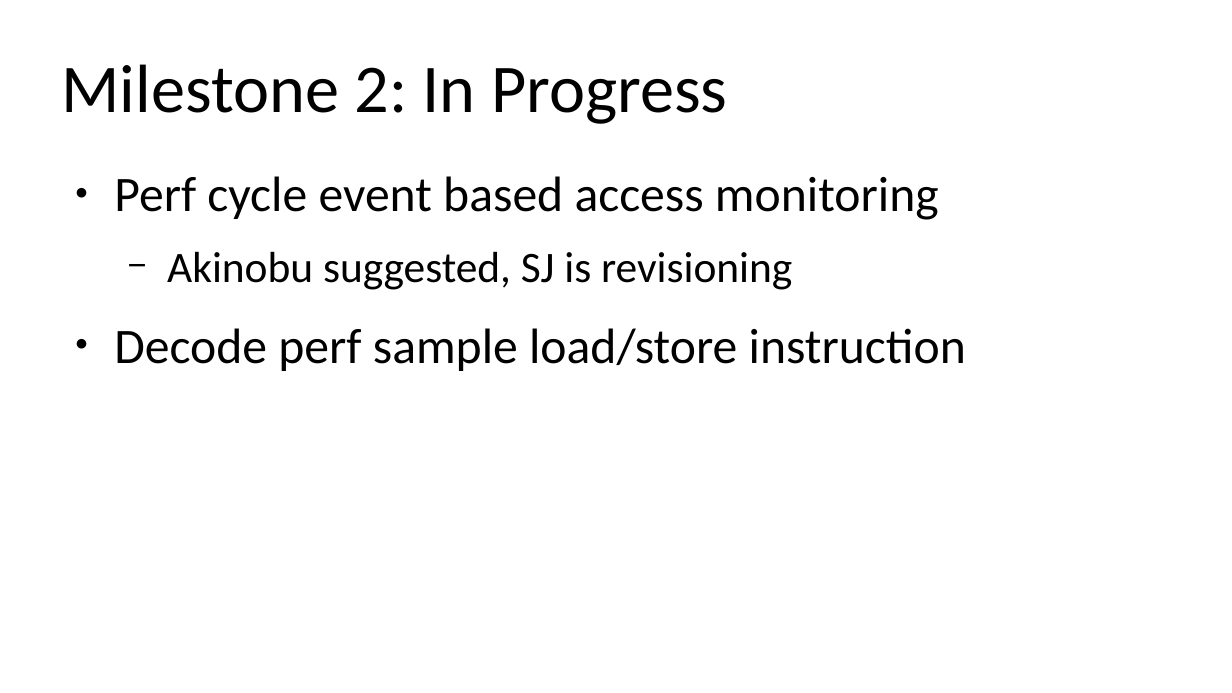
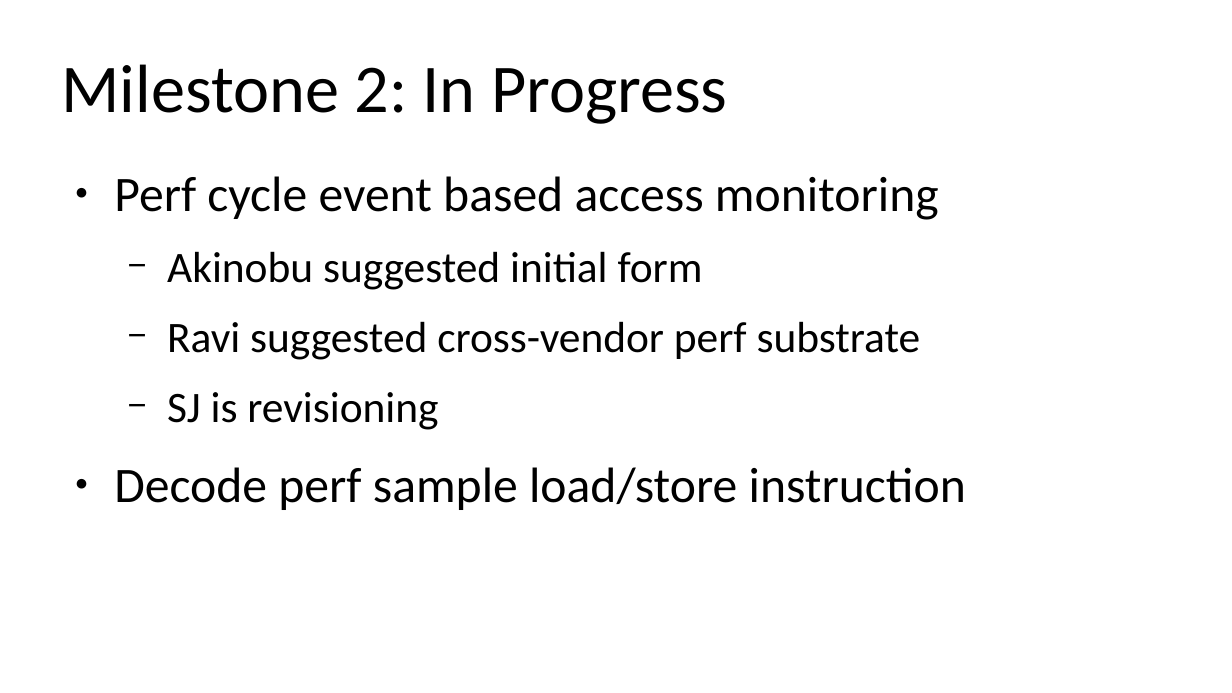
Before and after one commit to damonitor/talks, a slide deck: slide 9 of 2026/lpc/damon_nano_conf/damon_extension.odp. Drawn at 1232x693 pixels with LibreOffice and Linux fonts; fonts in the diff are those of the drawing. Boxes give left, top, right and bottom in pixels: in the first picture for what was removed or moved away, otherwise in the second. Text is boxed around its words. In the diff, an @@ line names an element or a change of style, - is before the commit and + after.

Commit message:
2026/lpc/damon_nano_conf/damon_extension: add Ravi's part

```diff
--- a/2026/lpc/damon_nano_conf/damon_extension.odp
+++ b/2026/lpc/damon_nano_conf/damon_extension.odp
@@ text at (167, 251, 921, 430): text changed @@
-  − Akinobu suggested, SJ is revisioning
+  − Akinobu suggested initial form
+  − Ravi suggested cross-vendor perf substrate
+  − SJ is revisioning
```
Also in this commit, not shown: 3 slides added.
